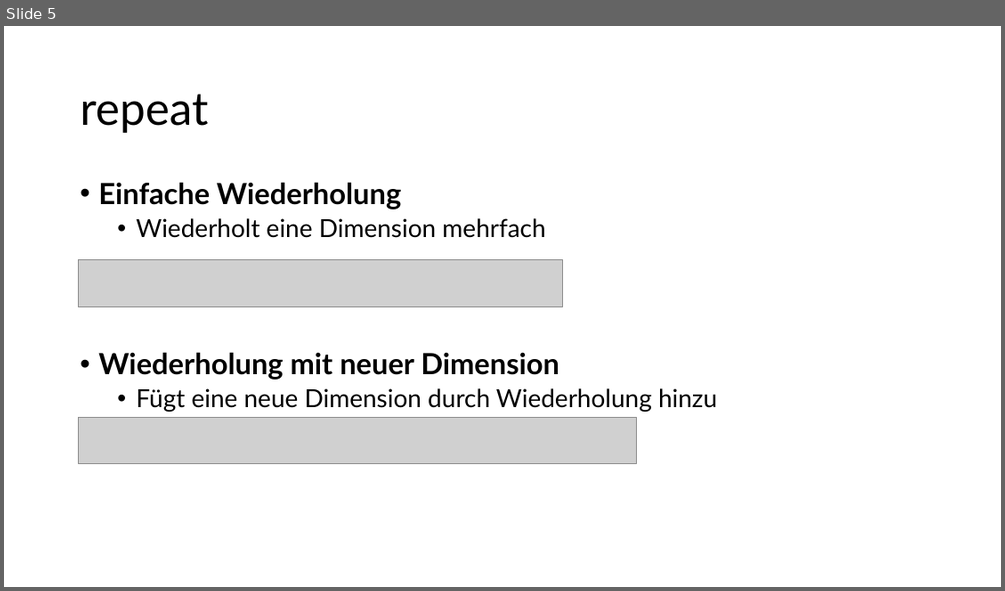
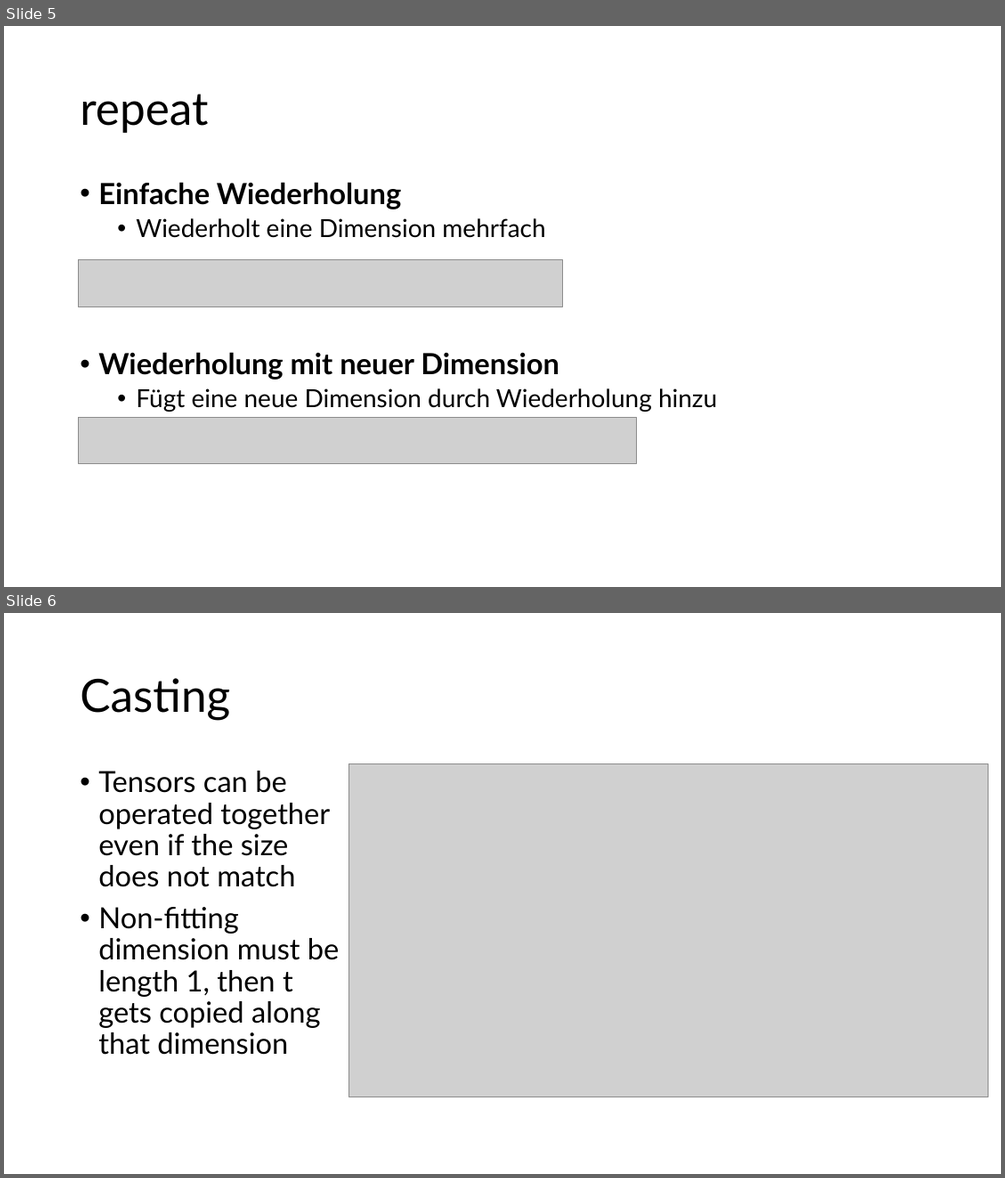
Before and after one commit to Informa-Tiger/AI-verstehen-Winteraka-2024-25, a slide deck: Hälfte 1/Folien/einops_primer.pptm. Shown one above the other, each under a label of ours: slide 5 before the commit, slides 5 and 6 after it. The pictures are 1005x591 and 1005x1178 pixels, drawn with LibreOffice and Linux fonts; fonts in the diff are those of the drawing; grey boxes stand for pictures. Boxes give left, top, right and bottom in pixels: in the first picture for what was removed or moved away, otherwise in the second. Text is boxed around its words. In the diff, an @@ line names an element or a change of style, - is before the commit and + after.

Commit message:
finished week1 presentations, kindof

```diff
--- a/Hälfte 1/Folien/einops_primer.pptm
+++ b/Hälfte 1/Folien/einops_primer.pptm
@@ slide 6 added at bbox=[4, 613, 1001, 1174], background #FFFFFF @@
@@ title added at bbox=[80, 678, 230, 720], 44 pt, text #000000 @@
+Casting
@@ text added at bbox=[98, 771, 340, 1054], 28 pt, text #000000 @@
+• Tensors can be operated together even if the size does not match
+• Non-fitting dimension must be length 1, then t gets copied along that dimension
@@ picture added at bbox=[349, 764, 988, 1097] @@
```
Also in this commit, not shown: 3 other files.
